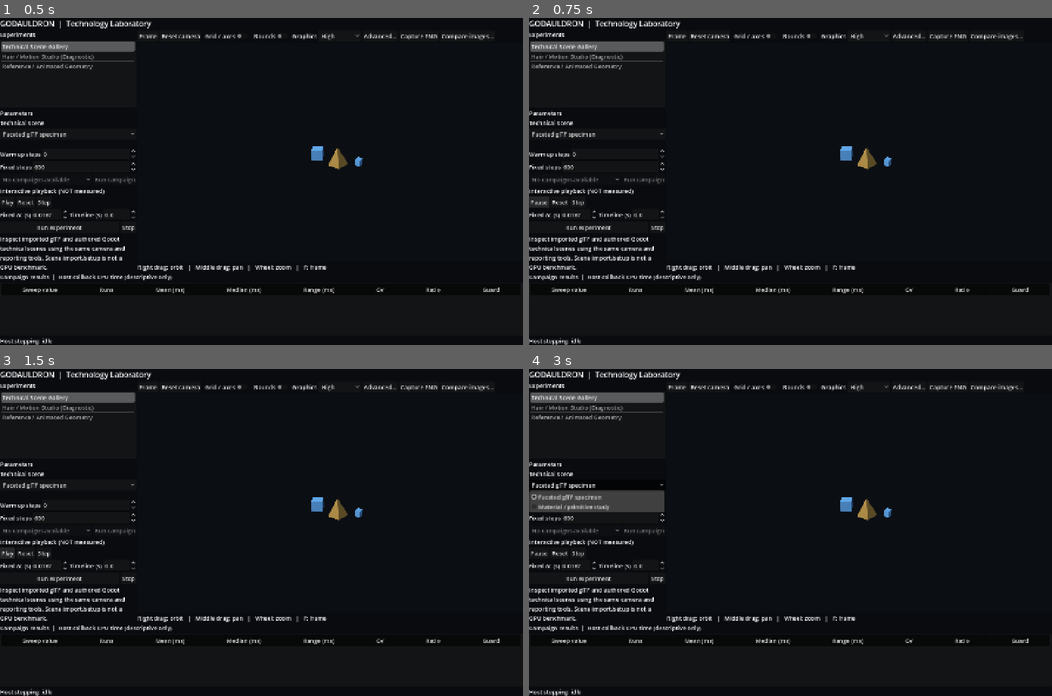
Above: before the commit, frames 1-4 (two rows, left to right).
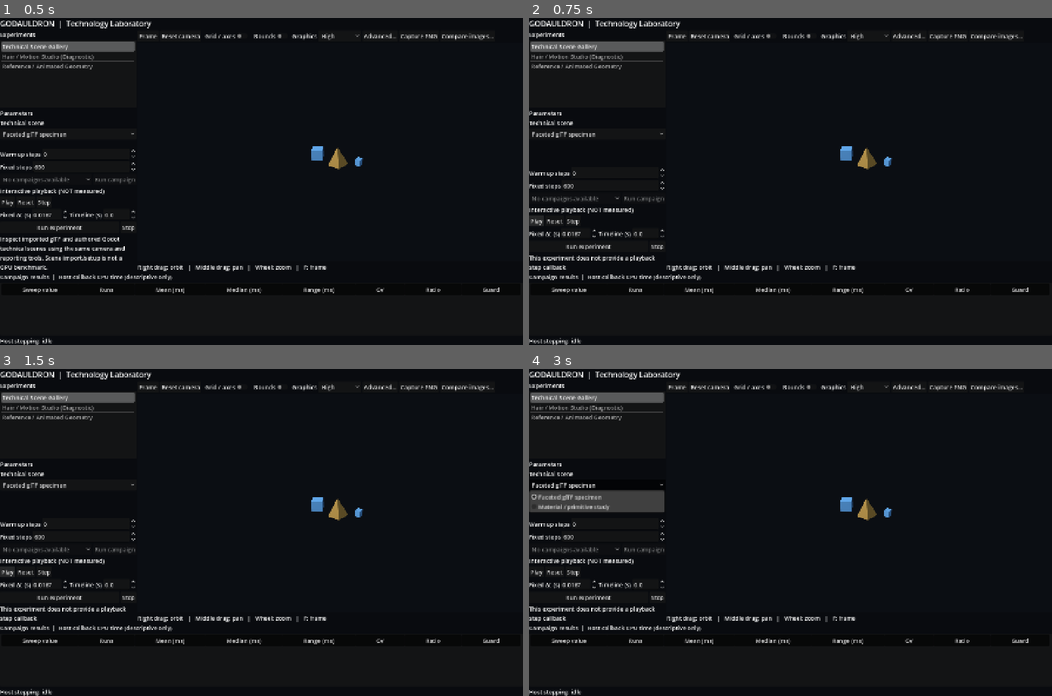
Above: after the commit, the same moments.

Repository: thomthehound/Godauldron
Game: Godot game, scene res://scenes/main.tscn
Two runs of this game, one before a commit and one after it. Both use one fixed random seed, a clock stepped at 60 frames per second and the inputs below.
Inputs:
- Up to frame 1 (0.5 s): no input
- Up to frame 2 (0.75 s): click "Play" at 0.5 s
- Up to frame 3 (1.5 s): click "Pause" (after the commit: "Play") at 1.25 s
- Up to frame 4 (3 s): click "Play" at 2 s; click "Faceted glTF specimen" at 2.75 s

Frame 1 is identical in both runs. In frame 2, 2.6% of the frame differs, in the area x 0-26%, y 40-78%; in frame 3, 2.5%; in frame 4, 2.4%.

Commit message:
Reject unsupported playback and restore displayed fixed delta if benchmark owns scene

Diff:
--- a/scripts/laboratory.gd
+++ b/scripts/laboratory.gd
@@ -857,6 +857,9 @@
 
 
 func _toggle_playback() -> void:
+	if _active_scene == null or not _active_scene.has_method("godauldron_step"):
+		_status.text = "This experiment does not provide a playback step callback"
+		return
 	if _has_active_run() or _capture_pending:
 		_status.text = "Playback unavailable during benchmark or capture"
 		return
@@ -903,6 +906,9 @@
 
 func _on_playback_delta_changed(value: float) -> void:
 	if _has_active_run():
+		_playback_delta_control.set_block_signals(true)
+		_playback_delta_control.value = _playback.step_seconds
+		_playback_delta_control.set_block_signals(false)
 		_status.text = "Stop benchmark before changing playback delta"
 		return
 	_playback.bind(_active_scene, _collect_parameters(), value)
@@ -953,7 +959,10 @@
 			_playback_accumulator += minf(delta, 0.25)
 			var frames: int = 0
 			while _playback_accumulator >= _playback.step_seconds and frames < MAX_STEPS_PER_FRAME and _playback.playing:
-				_playback.step()
+				if not _playback.step():
+					_playback.pause()
+					_status.text = "Experiment playback ended: step callback unavailable"
+					break
 				_playback_accumulator -= _playback.step_seconds
 				frames += 1
 			if frames > 0:
